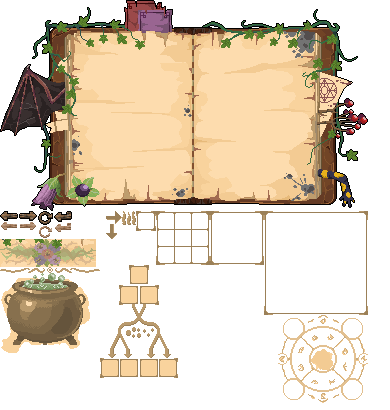
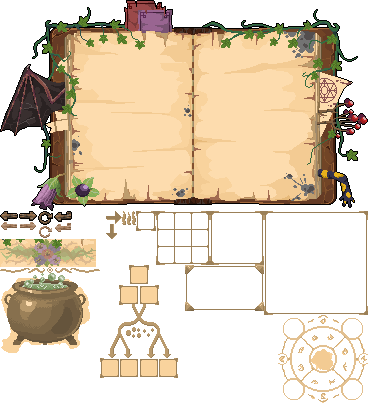
Layered file, before and after one edit (390 × 410). Changes by layer:
painted on "art_of_witchcraft.png" over [185, 265, 264, 311]
